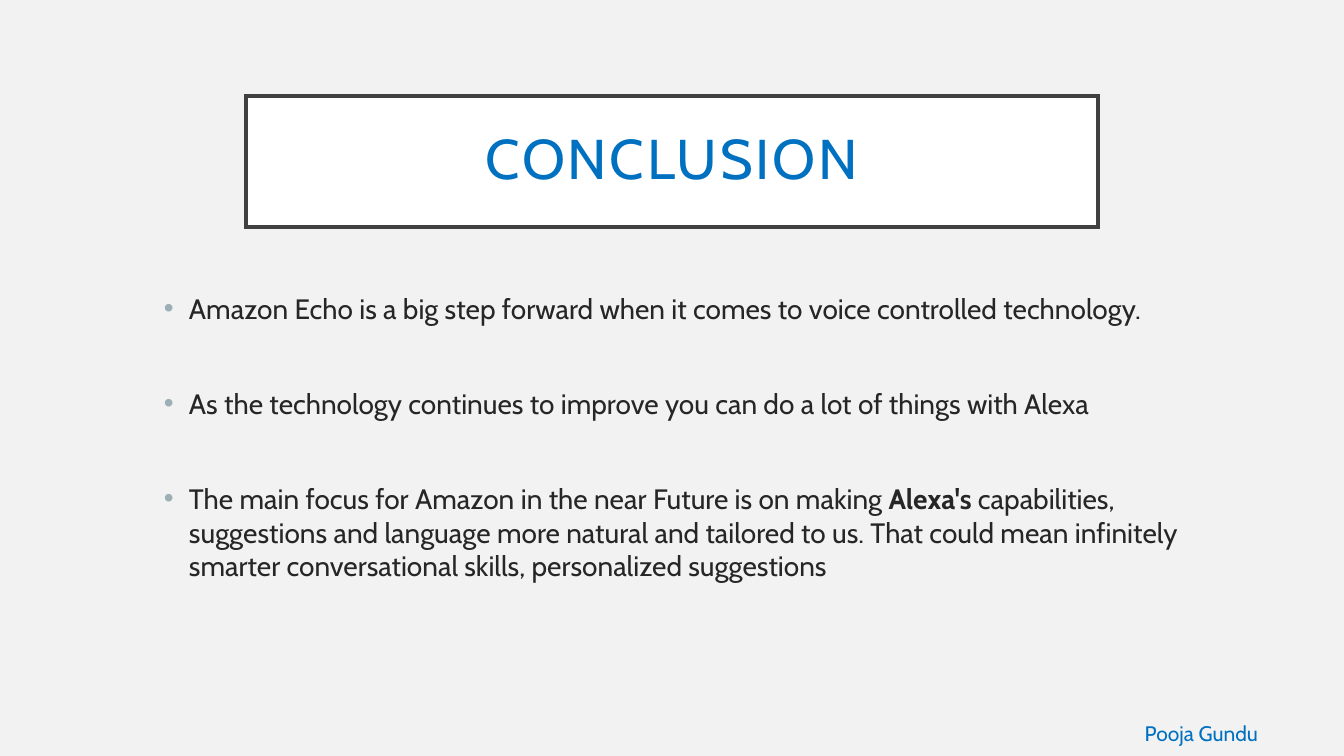
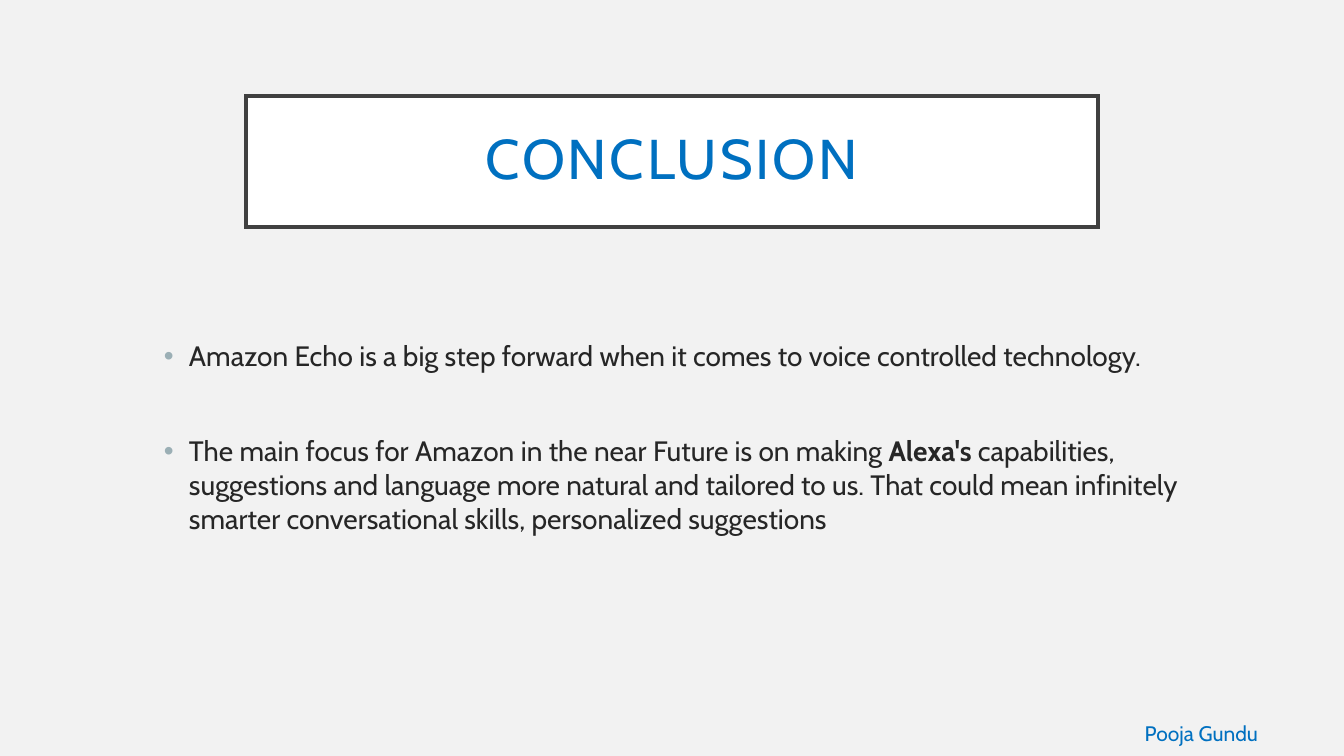
Before and after one commit to alekhyajaddu/alexa-project, a slide deck: slide 17 of Alexa ppt.pptx. Drawn at 1344x756 pixels with LibreOffice and Linux fonts; fonts in the diff are those of the drawing. Boxes give left, top, right and bottom in pixels: in the first picture for what was removed or moved away, otherwise in the second. Text is boxed around its words. In the diff, an @@ line names an element or a change of style, - is before the commit and + after.

```diff
--- a/Alexa ppt.pptx
+++ b/Alexa ppt.pptx
@@ text at bbox=[189, 393, 1088, 420]: paragraph removed @@
-• As the technology continues to improve you can do a lot of things with Alexa
```
Also in this commit, not shown: 7 other slides changed.
